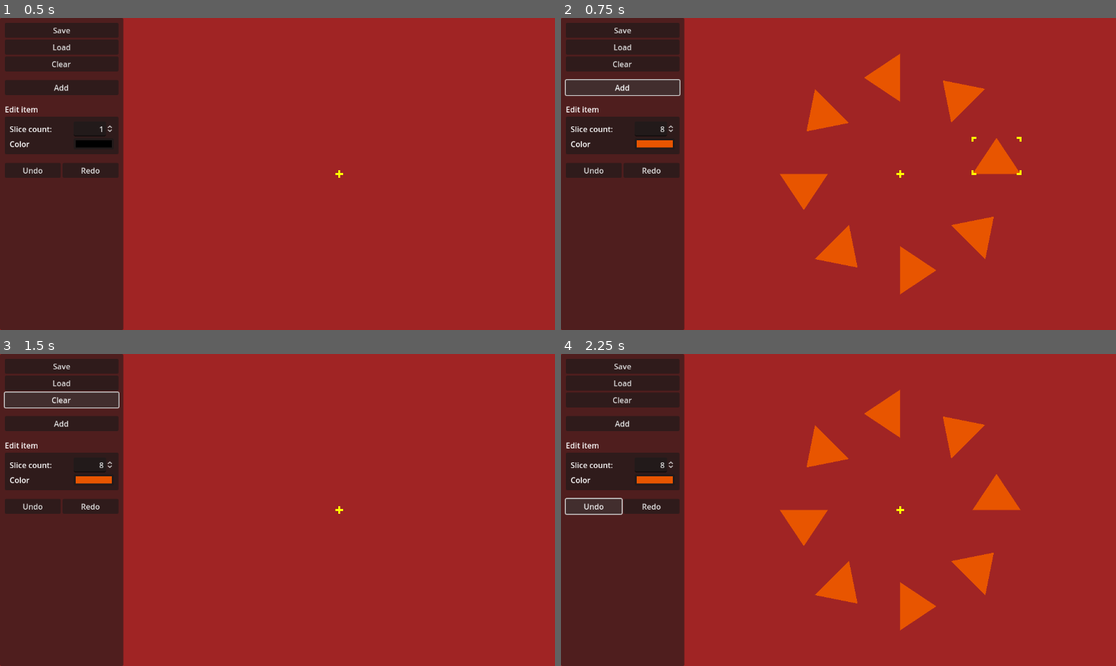
Above: before the commit, frames 1-4 (two rows, left to right).
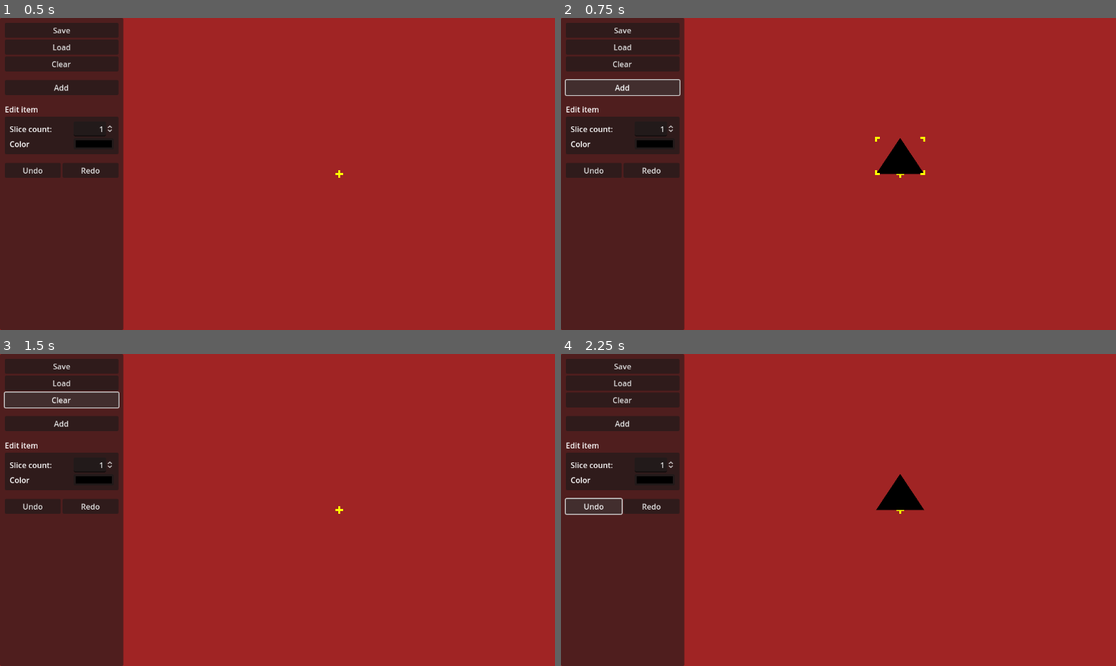
Above: after the commit, the same moments.

Repository: zoeesilcock/symmetar
Game: Godot game, scene res://Main.tscn
Same seed, same stepped clock (60 frames per second), same inputs: the game is played once before the commit and once after it.
Inputs:
- Up to frame 1 (0.5 s): no input
- Up to frame 2 (0.75 s): click "Add" at 0.5 s
- Up to frame 3 (1.5 s): click "Clear" at 1.25 s
- Up to frame 4 (2.25 s): click "Undo" at 2 s

Frame 1 is identical in both runs. In frame 2, 4.8% of the frame differs, in the area x 13-83%, y 11-89%; in frame 3, 0.2%; in frame 4, 4.8%.

Commit message:
Use the UI state when creating new elements

Diff:
--- a/Element/ElementState.gd
+++ b/Element/ElementState.gd
@@ -23,6 +23,13 @@
 signal slice_count_changed
 signal slice_color_changed
 
+func _init(p_radius : float = 200.0, p_slice_count : int = 8, p_slice_rotation : float = 0, p_slice_position : Vector2 = Vector2(), p_slice_color : Color = Color("#e85500")):
+	radius = p_radius
+	slice_count = p_slice_count
+	slice_rotation = p_slice_rotation
+	slice_position = p_slice_position
+	slice_color = p_slice_color
+
 static func get_exported_properties() -> Array[String]:
 	var exported_properties : Array[String] = []
 	for property in ElementState.new().get_property_list():
--- a/UI/UI.gd
+++ b/UI/UI.gd
@@ -29,11 +29,14 @@
 	file_dialog.show()
 
 func _on_add_button_pressed():
-	var element_state = ElementState.new()
-	element_state.slice_count = 8
-	element_state.radius = 200
-	element_state.slice_position = Vector2(element_state.radius, 0)
-	element_state.slice_color = Color("#e85500")
+	var element_state = ElementState.new(
+		200.0,
+		slice_count_input.value,
+		0.0,
+		Vector2(),
+		slice_color_input.color
+	)
+
 	world.document.add_new_element(element_state)
 	world.undo_manager.register_diff()
 
@@ -46,8 +49,6 @@
 		var element_state = world.document.get_element_state(ui_state.selected_element_index)
 		slice_count_input.value = element_state.slice_count
 		slice_color_input.color = element_state.slice_color
-	else:
-		slice_count_input.value = 0
 
 func _on_slice_count_changed(value : float):
 	if ui_state.selected_element_index >= 0:
